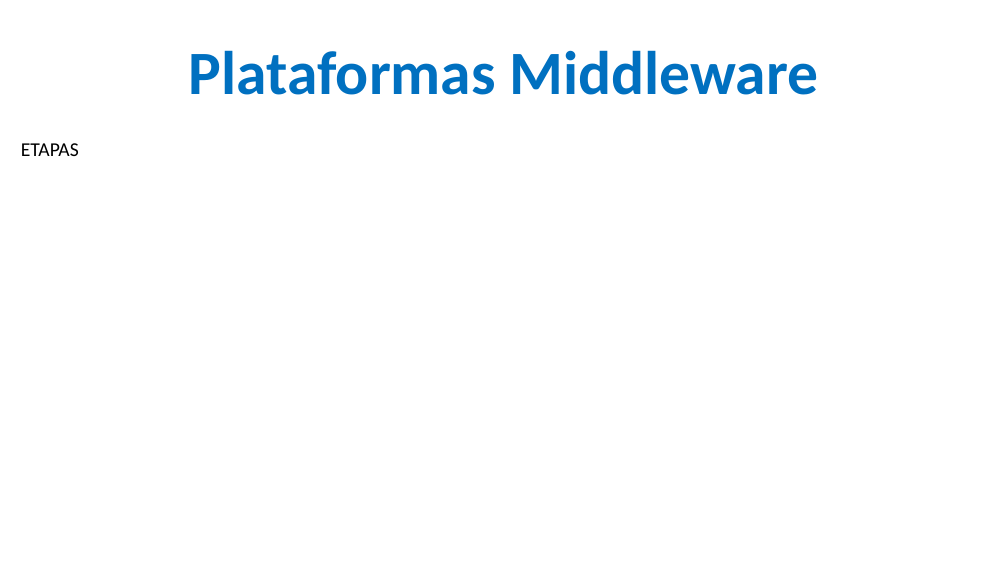
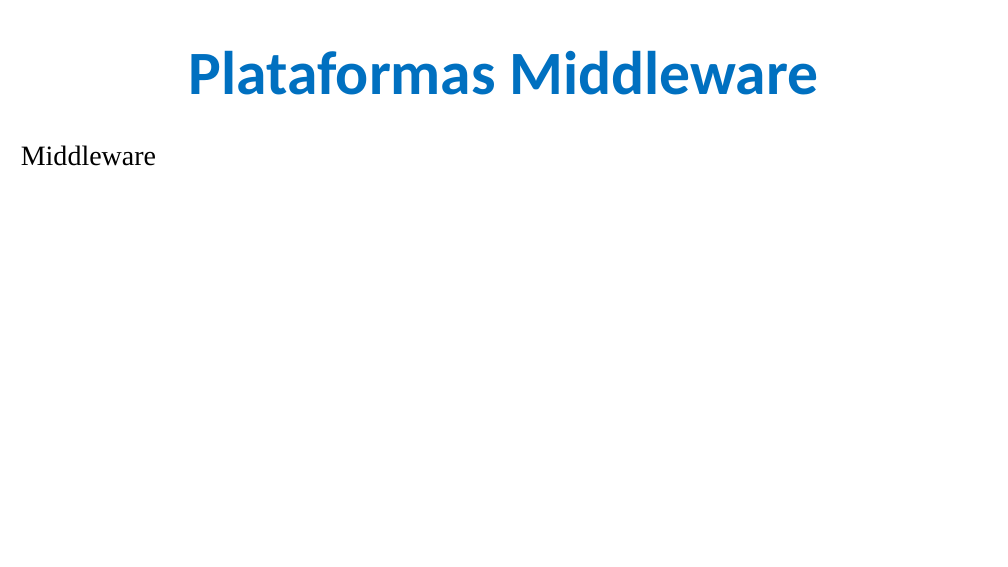
Before and after one commit to CloudEducationBrazil/WydenArea1AplicacaoCloudIndustria40Python, a slide deck: slide 3 of 01 Classes/Aula 02 - Aplicação Cloud Indústria 40 Python.pptx. Drawn at 1008x567 pixels with LibreOffice and Linux fonts; fonts in the diff are those of the drawing; background and template pictures are left out. Boxes give left, top, right and bottom in pixels: in the first picture for what was removed or moved away, otherwise in the second. Text is boxed around its words. In the diff, an @@ line names an element or a change of style, - is before the commit and + after.

```diff
--- a/01 Classes/Aula 02 - Aplicação Cloud Indústria 40 Python.pptx
+++ b/01 Classes/Aula 02 - Aplicação Cloud Indústria 40 Python.pptx
@@ text at (21, 145, 156, 166): text changed; size 14 to 20 pt; font Calibri to Times New Roman @@
-ETAPAS
+Middleware
```
Also in this commit, not shown: 5 other slides changed, 2 slides added.
